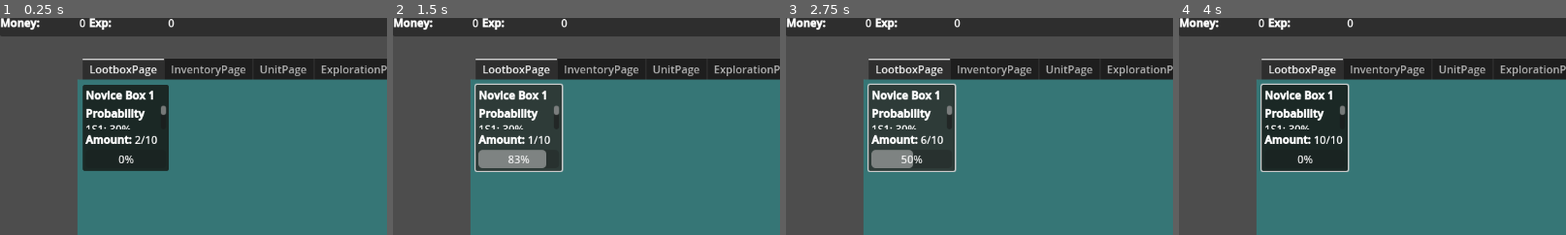
Above: before the commit, frames 1-4 (left to right).
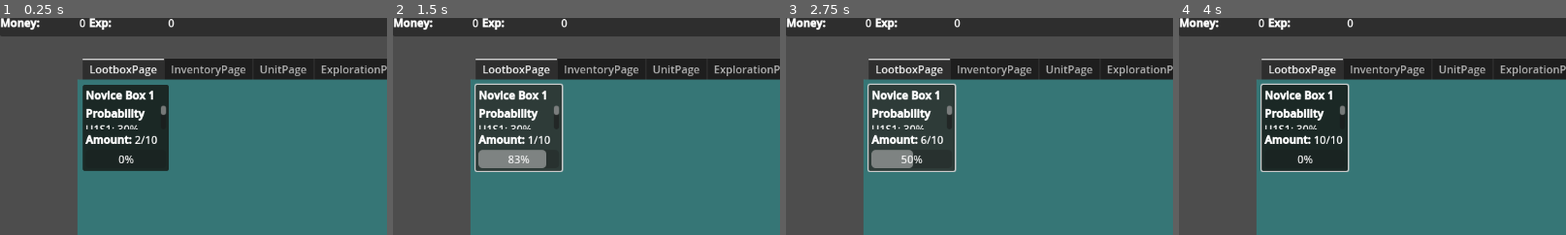
Above: after the commit, the same moments.

Repository: Wayl123/Inf-Army
Game: Godot game, scene res://scene/game_interface.tscn
Two runs of this game, one before a commit and one after it. Both use one fixed random seed, a clock stepped at 60 frames per second and the inputs below.
Inputs (mouse positions are % of the whole screen's width and height, from its top left):
- Up to frame 1 (0.25 s): no input
- Up to frame 2 (1.5 s): click (16, 26) at 0.5 s; click (16, 26) at 1.25 s
- Up to frame 3 (2.75 s): click (16, 26) at 2 s
- Up to frame 4 (4 s): click (99, 2) at 2.75 s; tap Enter at 3.5 s; move the mouse to (72, 45) at 3.52 s
The pictures show only the part of the screen within x 0-50%, y 1-51%; the shares and areas given below are measured in that part.

The runs differ from the first frame. In frame 1, 0.2% of the frame differs, in the area x 22-36%, y 49-52%; in frame 2, 0.2%; in frame 3, 0.2%; in frame 4, 0.2%.

Commit message:
Modify all normal unit id to start with U

Diff:
--- a/script/LootboxGeneratorTemplate.json
+++ b/script/LootboxGeneratorTemplate.json
@@ -2,11 +2,11 @@
 	"L1T1": {
 		"Name": "Novice Box 1",
 		"Prob": {
-			"1S1": 0.30,
-			"1S2": 0.30,
-			"2S1": 0.10,
-			"2S2": 0.09,
-			"3S1": 0.009,
+			"U1S1": 0.30,
+			"U1S2": 0.30,
+			"U2S1": 0.10,
+			"U2S2": 0.09,
+			"U3S1": 0.009,
 			"H3S1": 0.201
 		},
 		"GenTime": 0.1,
--- a/script/NormalUnitList.gd
+++ b/script/NormalUnitList.gd
@@ -14,12 +14,12 @@
 			var normalUnit = NORMALUNIT.instantiate()
 			var index = 1
 			var spotFound = false
-			var splitUnitName = unit.split("S")
+			var splitUnitName = unit.right(-1).split("S")
 			var unitData = globalData.get_unit_stat_data_copy(unit)
 
 			while (index < get_child_count() and not spotFound):
 				var nodePower = get_child(index).get_power()
-				var splitNodeName = get_child(index).name.split("S")
+				var splitNodeName = get_child(index).name.right(-1).split("S")
 
 				# Sort by power first then sort by rarity and id
 				# Move index if the node at current position is of higher rarity or same rarity but higher id
--- a/script/UnitCombination.json
+++ b/script/UnitCombination.json
@@ -1,35 +1,35 @@
 {
-	"1S3": {
+	"U1S3": {
 		"Money": 10,
-		"1S1": 5
+		"U1S1": 5
 	},
-	"1S4": {
+	"U1S4": {
 		"Money": 15,
-		"1S2": 10
+		"U1S2": 10
 	},
-	"2S3": {
+	"U2S3": {
 		"Money": 150,
-		"1S4": 3,
-		"2S1": 2
+		"U1S4": 3,
+		"U2S1": 2
 	},
-	"2S4": {
+	"U2S4": {
 		"Money": 100,
-		"1S3": 2,
-		"2S2": 3
+		"U1S3": 2,
+		"U2S2": 3
 	},
-	"3S2": {
+	"U3S2": {
 		"Money": 400,
-		"1S3": 3,
-		"2S4": 3
+		"U1S3": 3,
+		"U2S4": 3
 	},
-	"3S3": {
+	"U3S3": {
 		"Money": 600,
-		"2S3": 3,
-		"3S1": 1
+		"U2S3": 3,
+		"U3S1": 1
 	},
-	"4S1": {
+	"U4S1": {
 		"Money": 3000,
-		"3S2": 5,
-		"3S3": 2
+		"U3S2": 5,
+		"U3S3": 2
 	}
 }
--- a/script/UnitStat.json
+++ b/script/UnitStat.json
@@ -1,49 +1,49 @@
 {
-	"1S1": {
+	"U1S1": {
 		"Name": "Peasant",
 		"Power": 1
 	},
-	"1S2": {
+	"U1S2": {
 		"Name": "Chicken",
 		"Power": 1
 	},
-	"1S3": {
+	"U1S3": {
 		"Name": "Trained Peasant",
 		"Power": 3
 	},
-	"1S4": {
+	"U1S4": {
 		"Name": "Chicken Coop",
 		"Power": 5
 	},
-	"2S1": {
+	"U2S1": {
 		"Name": "Farmer",
 		"Power": 3
 	},
-	"2S2": {
+	"U2S2": {
 		"Name": "Horse",
 		"Power": 3
 	},
-	"2S3": {
+	"U2S3": {
 		"Name": "Chicken Farmer",
 		"Power": 12
 	},
-	"2S4": {
+	"U2S4": {
 		"Name": "Peasant Rider",
 		"Power": 8
 	},
-	"3S1": {
+	"U3S1": {
 		"Name": "Guard",
 		"Power": 10
 	},
-	"3S2": {
+	"U3S2": {
 		"Name": "Scout",
 		"Power": 20
 	},
-	"3S3": {
+	"U3S3": {
 		"Name": "Supply Area",
 		"Power": 25
 	},
-	"4S1": {
+	"U4S1": {
 		"Name": "Expedition Team",
 		"Power": 100
 	},
@@ -56,12 +56,12 @@
 		"Promotion": {
 			"H4S1": {
 				"Cost": {
-					"4S1": 1,
+					"U4S1": 1,
 					"P1": 10
 				},
 				"MaterialMulti": 0.8,
 				"Optional": {
-					"Selection": ["2S3", "2S4", "3S2", "3S3", "4S1"],
+					"Selection": ["U2S3", "U2S4", "U3S2", "U3S3", "U4S1"],
 					"MaxAmount": 1
 				},
 				"OptionalMulti": 0.5
